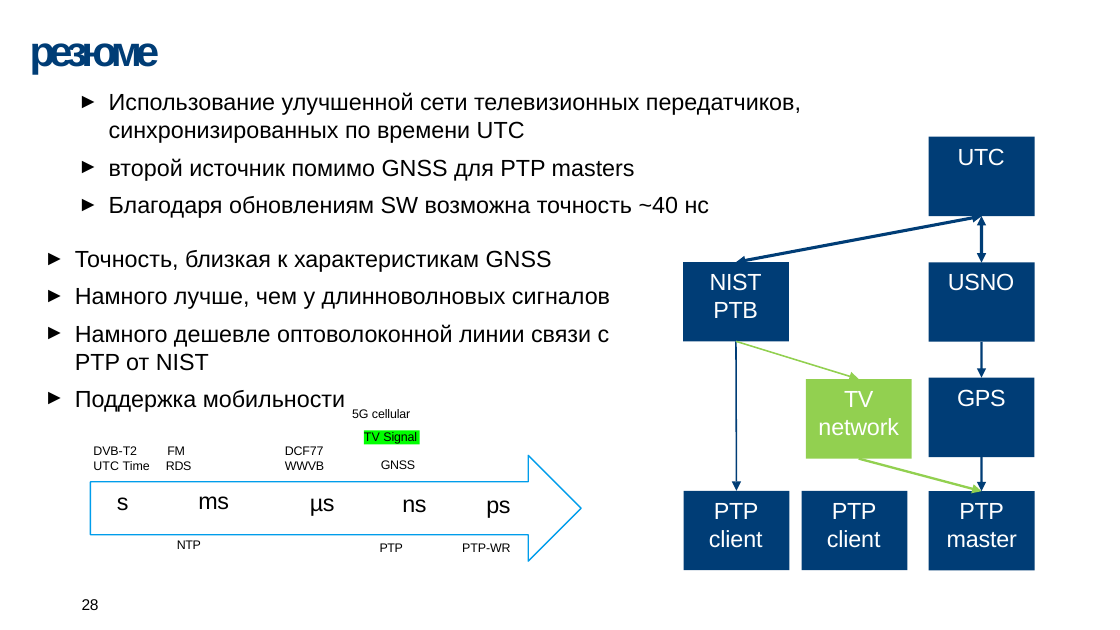
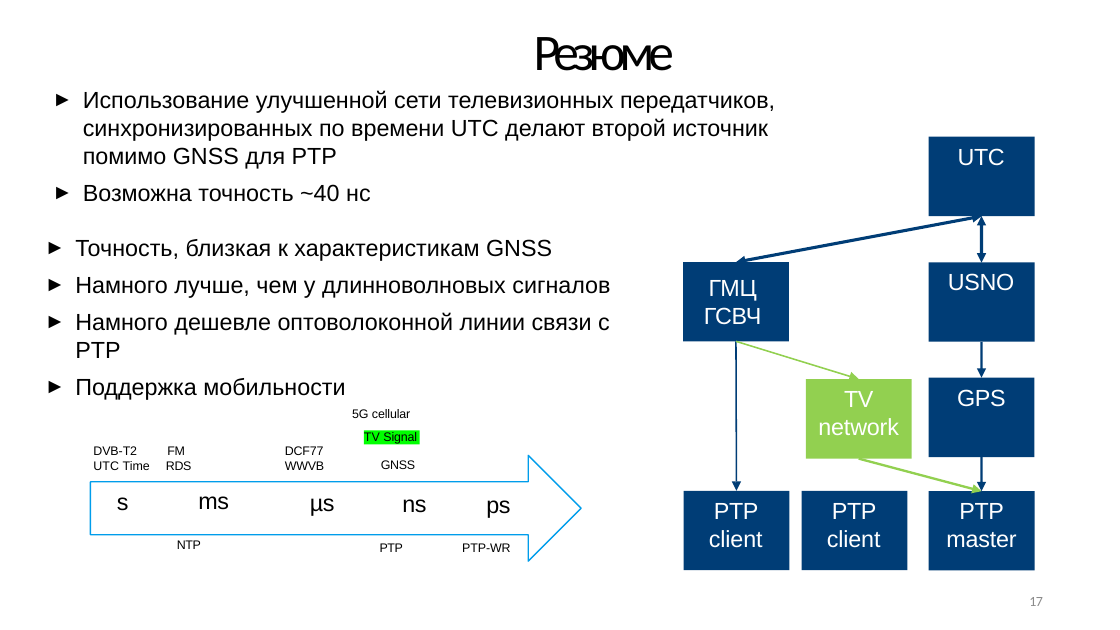
Before and after one commit to SiwaNetwork/QUANTUM, a slide deck: slide 17 of Time-Card/ДОКУМЕНТЫ/МАТЕРИАЛ СТАТЬИ/время 5г тв).pptx (slide 28 before the commit). Drawn at 1120x630 pixels with LibreOffice and Linux fonts; fonts in the diff are those of the drawing; background and template pictures are left out. Boxes give left, top, right and bottom in pixels: in the first picture for what was removed or moved away, otherwise in the second. Text is boxed around its words. In the diff, an @@ line names an element or a change of style, - is before the commit and + after.

```diff
--- a/Time-Card/ДОКУМЕНТЫ/МАТЕРИАЛ СТАТЬИ/время 5г тв).pptx
+++ b/Time-Card/ДОКУМЕНТЫ/МАТЕРИАЛ СТАТЬИ/время 5г тв).pptx
@@ title "Резюме" at <box>534,37,674,71</box>: vertical alignment top to middle @@
@@ title at <box>534,37,674,71</box>: text changed; size 27 to 33 pt; font Arial to Calibri; text colour #003D76 to #000000; bold off @@
-резюме
+Резюме
@@ text at <box>83,90,775,202</box>: text changed @@
-► Использование улучшенной сети телевизионных передатчиков, синхронизированных по времени UTC
-► второй источник помимо GNSS для PTP masters
-► Благодаря обновлениям SW возможна точность ~40 нс
+► Использование улучшенной сети телевизионных передатчиков, синхронизированных по времени UTC делают второй источник помимо GNSS для PTP
+► Возможна точность ~40 нс
@@ text "Точность, близкая к характеристикам GNSS": place and size @@
-text "Точность, близкая к характеристикам GNSS" at <box>75,250,610,412</box>
+text "Точность, близкая к характеристикам GNSS" at <box>75,239,610,400</box>
@@ text at <box>704,280,762,325</box>: text changed @@
-NIST
-PTB
+ГМЦ ГСВЧ
@@ text at <box>75,312,610,358</box>: text changed @@
-► Намного дешевле оптоволоконной линии связи с PTP от NIST
+► Намного дешевле оптоволоконной линии связи с PTP
@@ page number removed at <box>82,599,99,610</box> @@
-28
@@ page number added at <box>1029,597,1043,606</box>, 9 pt, text #8C8C8C @@
+17
```
Also in this commit, not shown: 15 other slides changed, 1 slide added, 17 slides removed, 1 other file.
